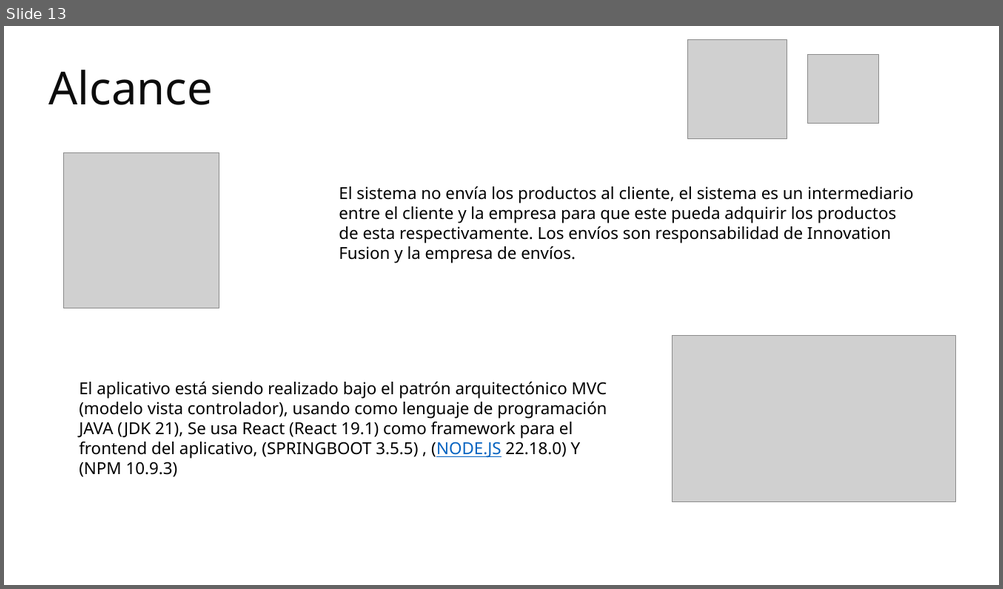
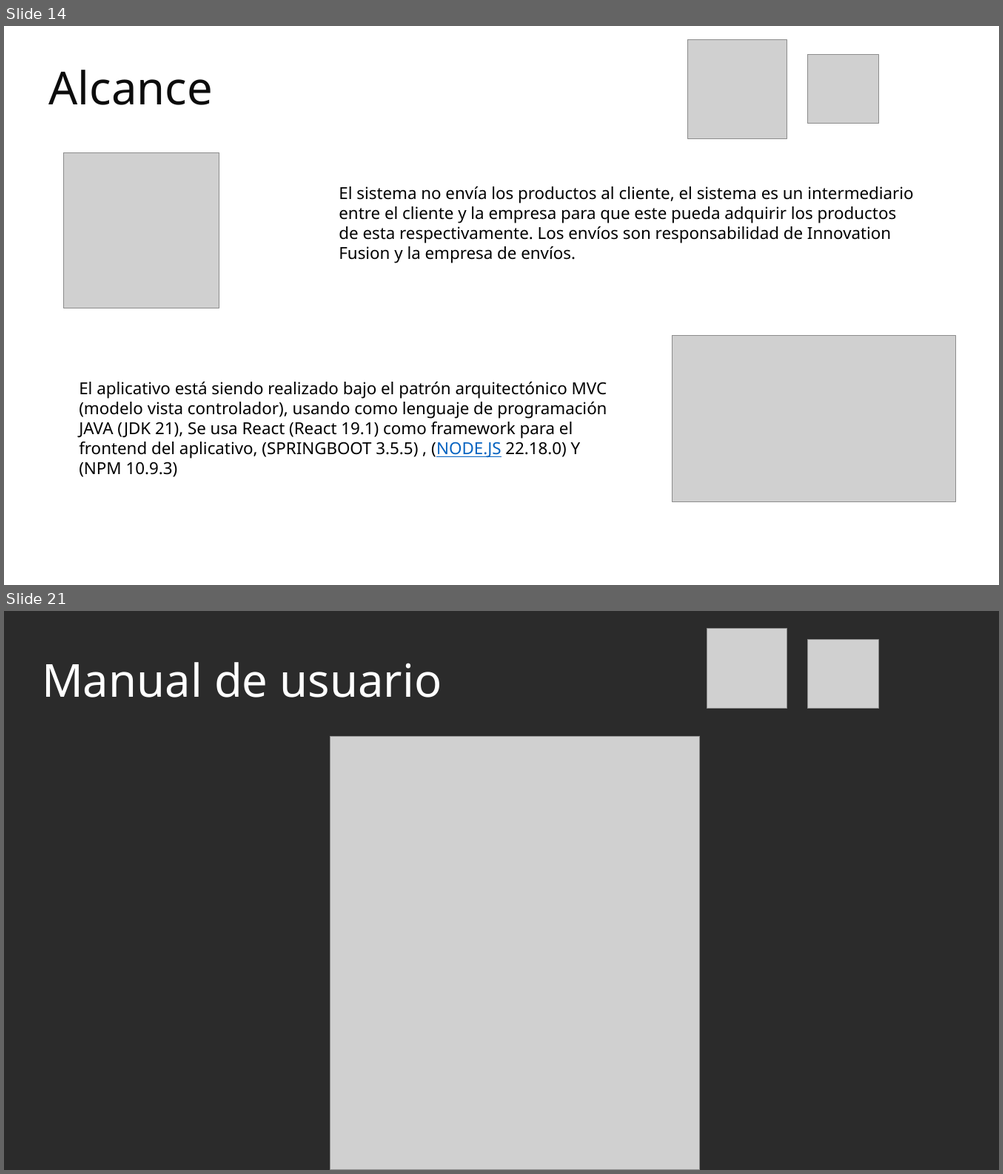
Before and after one commit to Katherin-22/zefiro, a slide deck: 01_proyecto/trim1/01_contextualizacion_proyecto/Presentación del Proyecto.pptx. Shown one above the other, each under a label of ours: slide 13 before the commit, slides 14 and 21 after it; the slides between them are not shown. The pictures are 1003x589 and 1003x1174 pixels, drawn with LibreOffice and Linux fonts; fonts in the diff are those of the drawing; grey boxes stand for pictures; background and template pictures are left out; a plain dark background stands for a picture behind light text. Boxes give left, top, right and bottom in pixels: in the first picture for what was removed or moved away, otherwise in the second. Text is boxed around its words. In the diff, an @@ line names an element or a change of style, - is before the commit and + after.

```diff
--- a/01_proyecto/trim1/01_contextualizacion_proyecto/Presentación del Proyecto.pptx
+++ b/01_proyecto/trim1/01_contextualizacion_proyecto/Presentación del Proyecto.pptx
@@ slide 21 added at [4, 611, 999, 1170], background picture (left out) @@
@@ picture added at [707, 628, 788, 709] @@
@@ picture added at [808, 639, 879, 708] @@
@@ title added at [42, 662, 442, 698], 44 pt, text #FFFFFF @@
+Manual de usuario
@@ picture added at [330, 736, 700, 1170] @@
@@ what was slide 13 is now slide 14 @@
```
Also in this commit, not shown: 4 slides changed, 8 other slides added.
